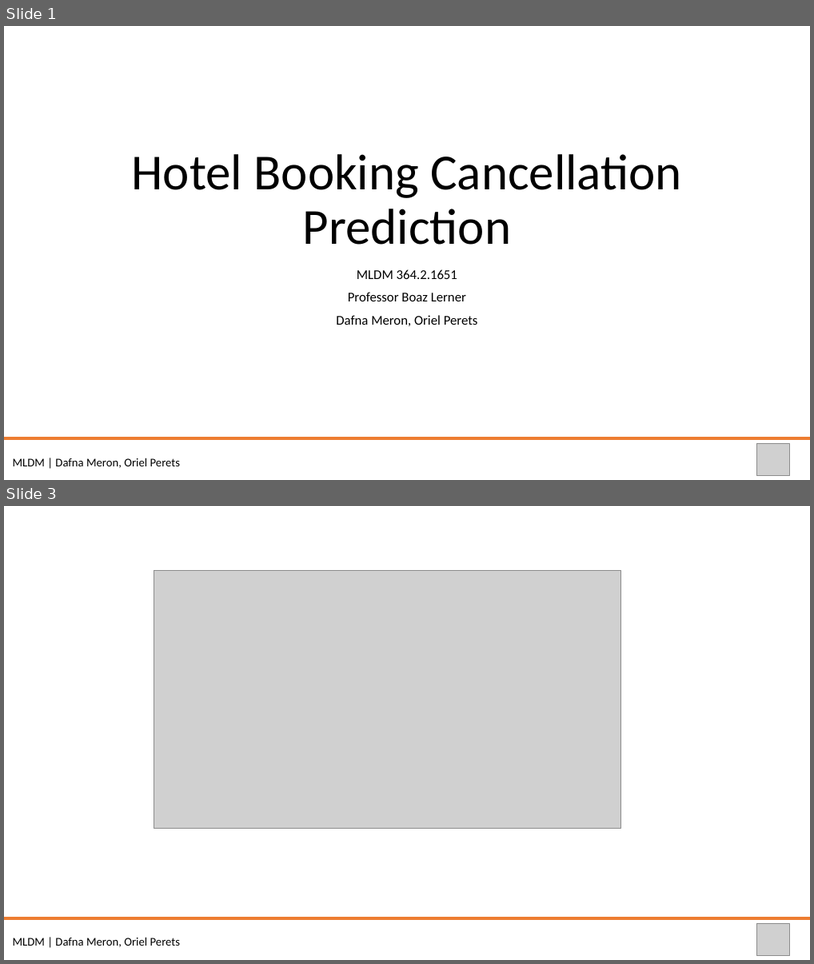
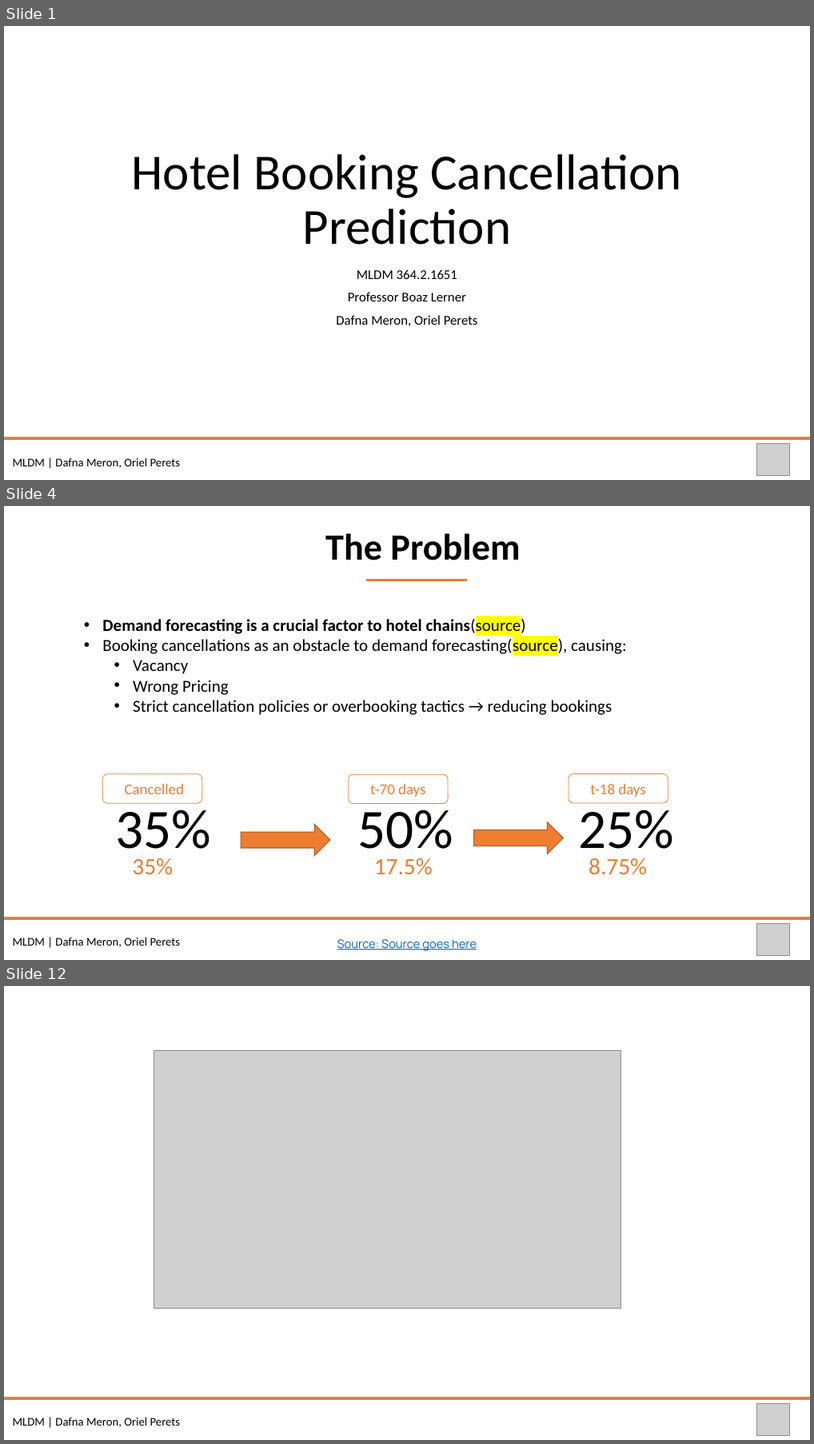
Before and after one commit to oriel9p/Booking-Cancellation-Forecast, a slide deck: MLDM Assgn Presentation - Hotel Booking Cancellations Prediction.pptx. Shown one above the other, each under a label of ours: slides 1 and 3 before the commit, slides 1, 4 and 12 after it; the slides between them are not shown. The pictures are 814x964 and 814x1444 pixels, drawn with LibreOffice and Linux fonts; fonts in the diff are those of the drawing; grey boxes stand for pictures. Boxes give left, top, right and bottom in pixels: in the first picture for what was removed or moved away, otherwise in the second. Text is boxed around its words. In the diff, an @@ line names an element or a change of style, - is before the commit and + after.

```diff
--- a/MLDM Assgn Presentation - Hotel Booking Cancellations Prediction.pptx
+++ b/MLDM Assgn Presentation - Hotel Booking Cancellations Prediction.pptx
@@ slide 4 added at [4, 506, 810, 960], background #FFFFFF @@
@@ text added at [326, 533, 520, 560], 44 pt, text #000000, bold @@
+The Problem
@@ line added from (367, 580) to (467, 580), #ED7D31 3 pt @@
@@ text added at [102, 617, 626, 715], 20 pt, text #000000 @@
+• Demand forecasting is a crucial factor to hotel chains(source)
+• Booking cancellations as an obstacle to demand forecasting(source), causing:
+  • Vacancy
+  • Wrong Pricing
+  • Strict cancellation policies or overbooking tactics → reducing bookings
@@ rounded rectangle added at [102, 774, 202, 803], outline #ED7D31 0.75 pt, 18 pt, text #ED7D31 @@
+Cancelled
@@ rounded rectangle added at [349, 774, 449, 803], outline #ED7D31 0.75 pt, 18 pt, text #ED7D31 @@
+t-70 days
@@ rounded rectangle added at [569, 774, 669, 803], outline #ED7D31 0.75 pt, 18 pt, text #ED7D31 @@
+t-18 days
@@ text added at [116, 802, 675, 862], 66 pt, text #000000 @@
+35% 50% 25%
@@ right arrow added at [241, 824, 330, 856], fill #ED7D31, outline #AF5C24 1 pt @@
@@ right arrow added at [474, 822, 563, 854], fill #ED7D31, outline #AF5C24 1 pt @@
@@ text added at [132, 858, 647, 875], 28 pt, text #ED7D31 @@
+35% 17.5% 8.75%
@@ line added from (4, 918) to (810, 918), #ED7D31 3 pt @@
@@ text added at [13, 936, 181, 947], 14 pt, text #000000 @@
+MLDM | Dafna Meron, Oriel Perets
@@ picture added at [757, 923, 790, 956] @@
@@ text added at [338, 939, 477, 951], 14 pt, text #0563C1, underline @@
+Source: Source goes here
@@ what was slide 3 is now slide 12 @@
```
Also in this commit, not shown: 1 slide changed, 8 other slides added, 5 other files.
